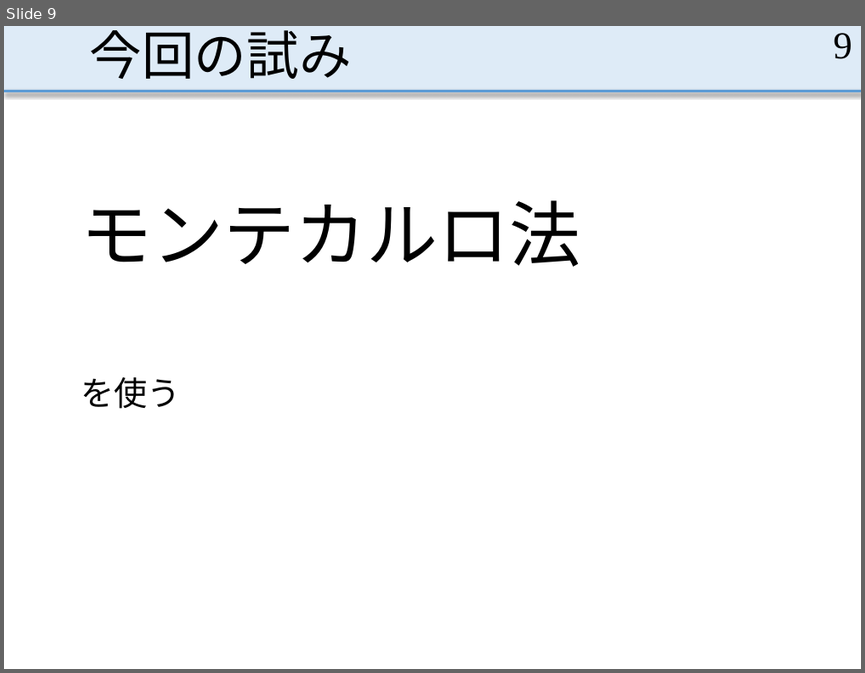
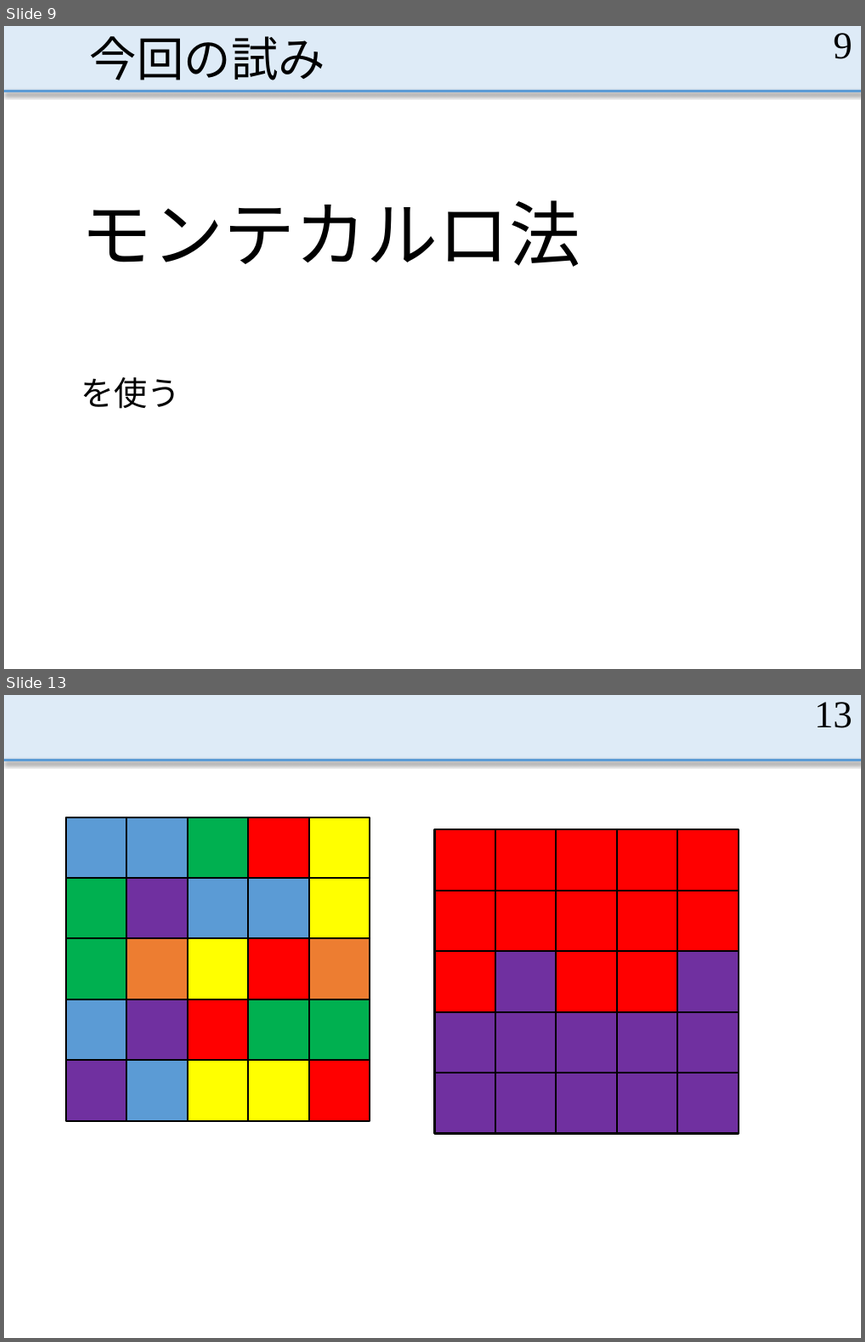
Before and after one commit to MasayaOda/SR, a slide deck: 中間発表.pptx. Shown one above the other, each under a label of ours: slide 9 before the commit, slides 9 and 13 after it; the slides between them are not shown. The pictures are 865x673 and 865x1342 pixels, drawn with LibreOffice and Linux fonts; fonts in the diff are those of the drawing. Boxes give left, top, right and bottom in pixels: in the first picture for what was removed or moved away, otherwise in the second. Text is boxed around its words. In the diff, an @@ line names an element or a change of style, - is before the commit and + after.

```diff
--- a/中間発表.pptx
+++ b/中間発表.pptx
@@ slide 13 added at <box>4,695,861,1338</box>, background #FFFFFF; not listed: 2 template elements that a slide beside it also shows @@
@@ page number added at <box>814,702,852,728</box>, 32 pt, text #000000 @@
+13
@@ rectangle added at <box>435,829,496,891</box>, fill #FF0000, outline #000000 1.5 pt @@
@@ rectangle added at <box>495,829,556,891</box>, fill #FF0000, outline #000000 1.5 pt @@
@@ rectangle added at <box>556,829,617,891</box>, fill #FF0000, outline #000000 1.5 pt @@
@@ rectangle added at <box>617,829,677,891</box>, fill #FF0000, outline #000000 1.5 pt @@
@@ rectangle added at <box>677,829,738,891</box>, fill #FF0000, outline #000000 1.5 pt @@
@@ rectangle added at <box>435,891,496,951</box>, fill #FF0000, outline #000000 1.5 pt @@
@@ rectangle added at <box>495,891,556,951</box>, fill #FF0000, outline #000000 1.5 pt @@
@@ rectangle added at <box>556,891,617,951</box>, fill #FF0000, outline #000000 1.5 pt @@
@@ rectangle added at <box>617,891,677,951</box>, fill #FF0000, outline #000000 1.5 pt @@
@@ rectangle added at <box>677,891,738,951</box>, fill #FF0000, outline #000000 1.5 pt @@
@@ rectangle added at <box>435,951,496,1012</box>, fill #FF0000, outline #000000 1.5 pt @@
@@ rectangle added at <box>495,951,556,1012</box>, fill #7030A0, outline #000000 1.5 pt @@
@@ rectangle added at <box>556,951,617,1012</box>, fill #FF0000, outline #000000 1.5 pt @@
@@ rectangle added at <box>617,951,677,1012</box>, fill #FF0000, outline #000000 1.5 pt @@
@@ rectangle added at <box>677,951,738,1012</box>, fill #7030A0, outline #000000 1.5 pt @@
@@ rectangle added at <box>435,1012,496,1073</box>, fill #7030A0, outline #000000 1.5 pt @@
@@ rectangle added at <box>495,1012,556,1073</box>, fill #7030A0, outline #000000 1.5 pt @@
@@ rectangle added at <box>556,1012,617,1073</box>, fill #7030A0, outline #000000 1.5 pt @@
@@ rectangle added at <box>617,1012,677,1073</box>, fill #7030A0, outline #000000 1.5 pt @@
@@ rectangle added at <box>677,1012,738,1073</box>, fill #7030A0, outline #000000 1.5 pt @@
@@ group added at <box>66,817,370,1121</box>: 25 rectangles @@
@@ rectangle added at <box>435,1073,496,1134</box>, fill #7030A0, outline #000000 1.5 pt @@
@@ rectangle added at <box>495,1073,556,1134</box>, fill #7030A0, outline #000000 1.5 pt @@
@@ rectangle added at <box>556,1073,617,1134</box>, fill #7030A0, outline #000000 1.5 pt @@
@@ rectangle added at <box>617,1073,677,1134</box>, fill #7030A0, outline #000000 1.5 pt @@
@@ rectangle added at <box>677,1073,738,1134</box>, fill #7030A0, outline #000000 1.5 pt @@
@@ slide 9 changed as well @@
@@ title "今回の試み" at <box>90,36,325,80</box>: size 44 to 39.6 pt @@
```
Also in this commit, not shown: 12 other slides changed, 3 other slides added.
